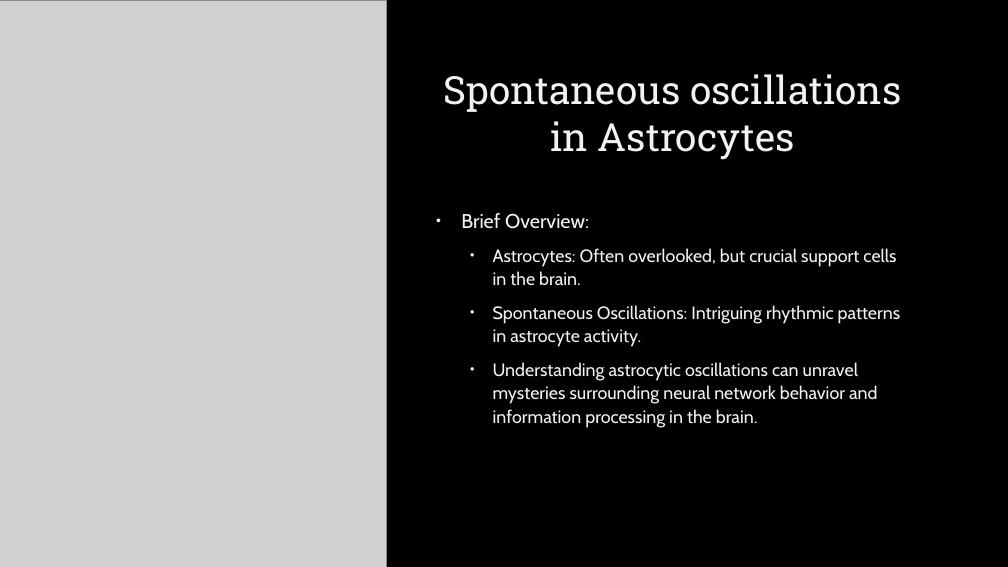
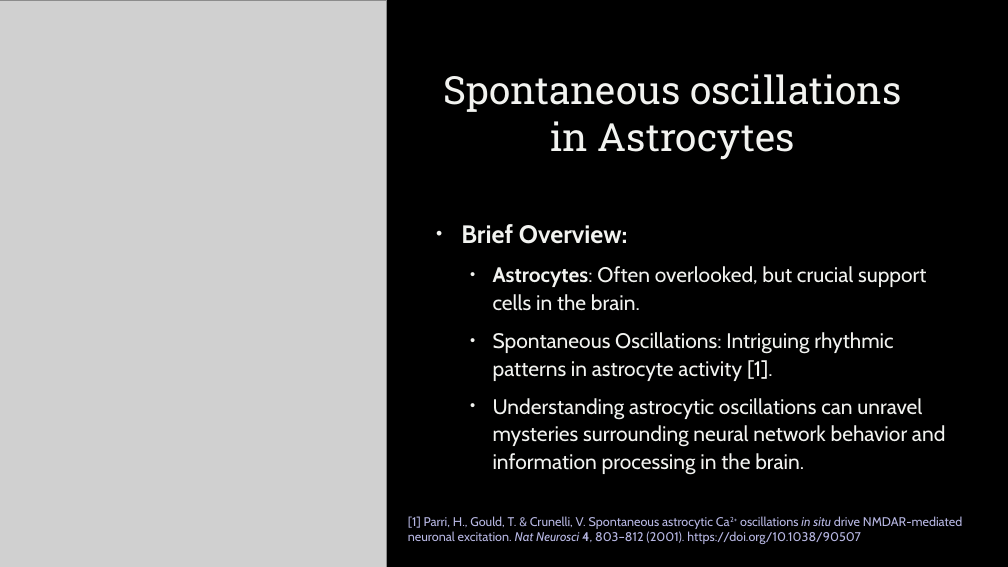
Before and after one commit to ekremdemirboga/modelling-calcium-oscillations-in-astrocytes, a slide deck: slide 3 of final/final.pptx. Drawn at 1008x567 pixels with LibreOffice and Linux fonts; fonts in the diff are those of the drawing; grey boxes stand for pictures; background and template pictures are left out. Boxes give left, top, right and bottom in pixels: in the first picture for what was removed or moved away, otherwise in the second. Text is boxed around its words. In the diff, an @@ line names an element or a change of style, - is before the commit and + after.

Commit message:
final presentation

```diff
--- a/final/final.pptx
+++ b/final/final.pptx
@@ text at box(461, 224, 945, 475): size 19 to 24 pt in "Brief Overview:"; bold on in "Brief Overview:", "Astrocytes:"; size 17 to 20 pt in "Astrocytes: Often overlooked, but crucial support cells ...", "Understanding astrocytic oscillations can unravel mysteries  ..."; more space between paragraphs @@
@@ text at box(493, 332, 893, 381): text changed; size 17 to 20 pt @@
-  • Spontaneous Oscillations: Intriguing rhythmic patterns in astrocyte activity.
+  • Spontaneous Oscillations: Intriguing rhythmic patterns in astrocyte activity [1].
@@ text added at box(408, 516, 962, 544), 12 pt, text #B7B7E3 @@
+[1] Parri, H., Gould, T. & Crunelli, V. Spontaneous astrocytic Ca2+ oscillations in situ drive NMDAR-mediated neuronal excitation. Nat Neurosci 4, 803–812 (2001). https://doi.org/10.1038/90507
```
Also in this commit, not shown: 1 other slide changed, 1 other file.
